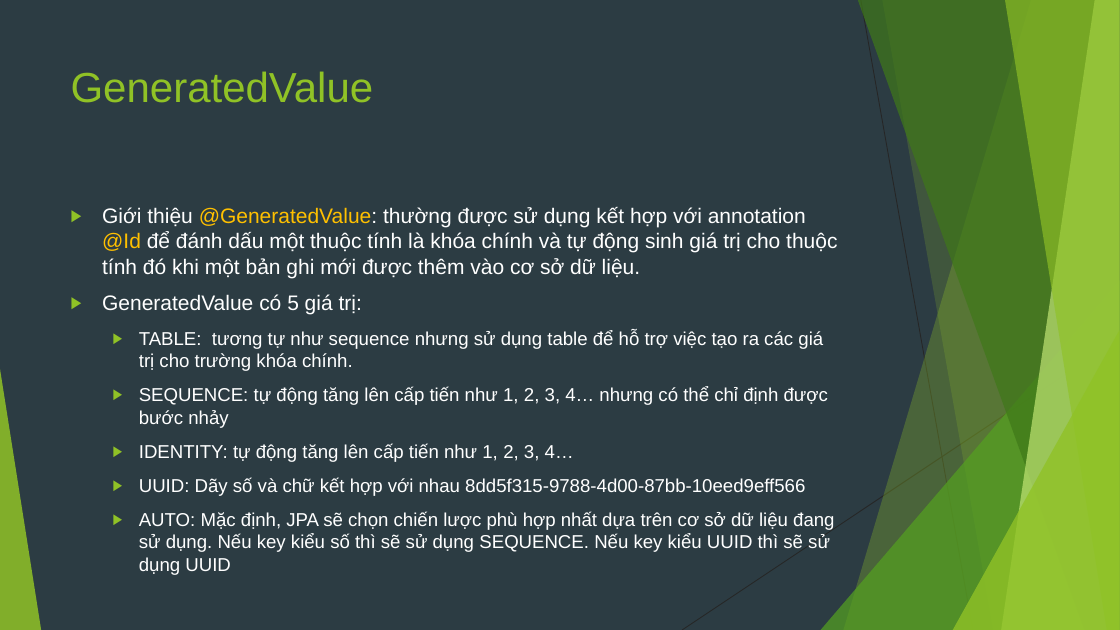
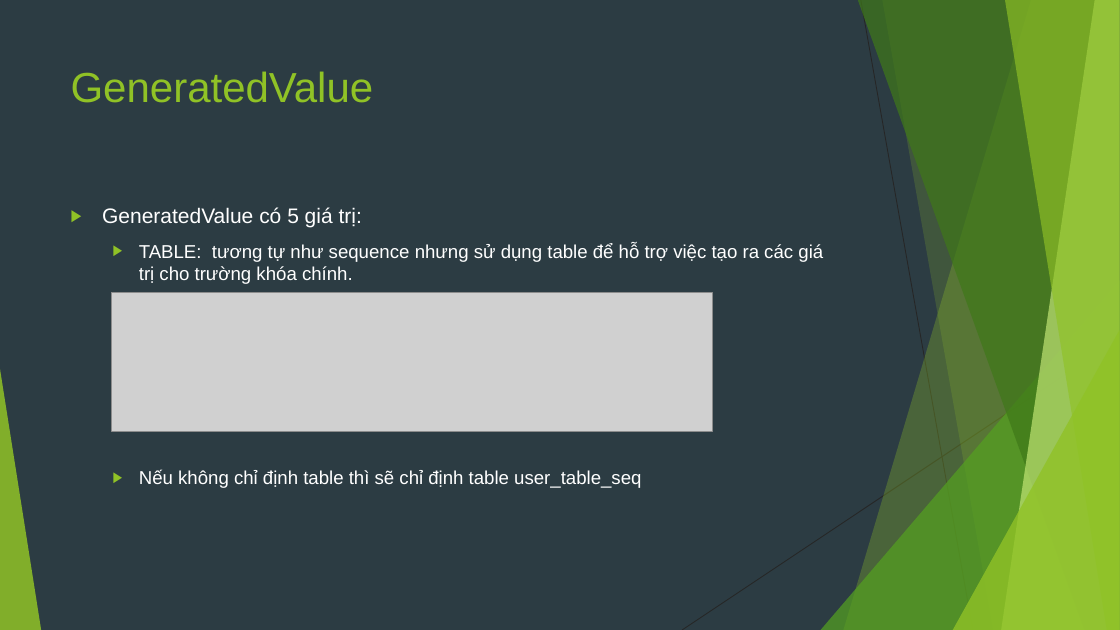
Before and after one commit to sobbingwind/SpringBoot, a slide deck: slide 14 of 07.Spring Data JPA.pptx (slide 12 before the commit). Drawn at 1120x630 pixels with LibreOffice and Linux fonts; fonts in the diff are those of the drawing; grey boxes stand for pictures. Boxes give left, top, right and bottom in pixels: in the first picture for what was removed or moved away, otherwise in the second. Text is boxed around its words. In the diff, an @@ line names an element or a change of style, - is before the commit and + after.

```diff
--- a/07.Spring Data JPA.pptx
+++ b/07.Spring Data JPA.pptx
@@ text at (102, 207, 837, 278): paragraph removed @@
-▶ Giới thiệu @GeneratedValue: thường được sử dụng kết hợp với annotation @Id để đánh dấu một thuộc tính là khóa chính và tự động sinh giá trị cho thuộc tính đó khi một bản ghi mới được thêm vào cơ sở dữ liệu.
@@ picture added at (112, 292, 712, 432) @@
@@ text at (139, 470, 641, 488): text changed @@
-  ▶ SEQUENCE: tự động tăng lên cấp tiến như 1, 2, 3, 4… nhưng có thể chỉ định được bước nhảy
-  ▶ IDENTITY: tự động tăng lên cấp tiến như 1, 2, 3, 4…
-  ▶ UUID: Dãy số và chữ kết hợp với nhau 8dd5f315-9788-4d00-87bb-10eed9eff566
-  ▶ AUTO: Mặc định, JPA sẽ chọn chiến lược phù hợp nhất dựa trên cơ sở dữ liệu đang sử dụng. Nếu key kiểu số thì sẽ sử dụng SEQUENCE. Nếu key kiểu UUID thì sẽ sử dụng UUID
+  ▶ Nếu không chỉ định table thì sẽ chỉ định table user_table_seq
```
Also in this commit, not shown: 4 other slides changed, 16 slides added, 21 slides removed.
